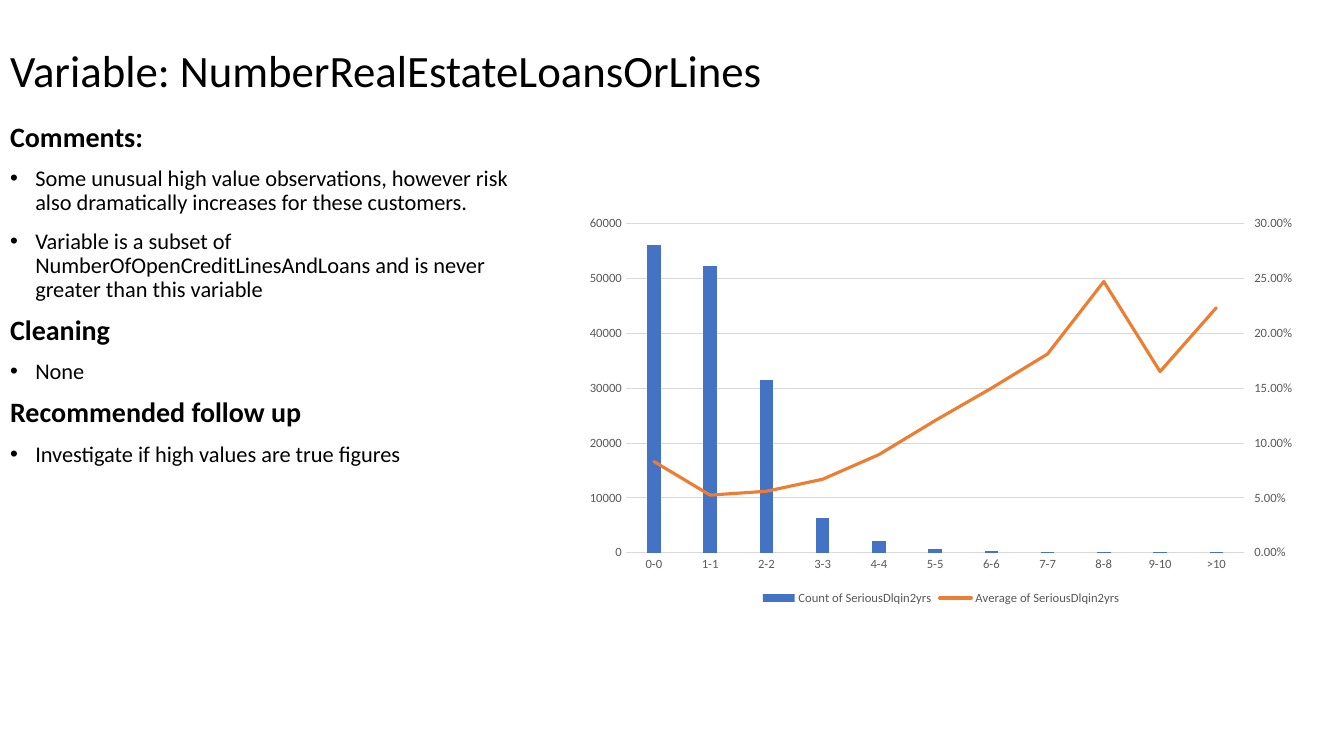
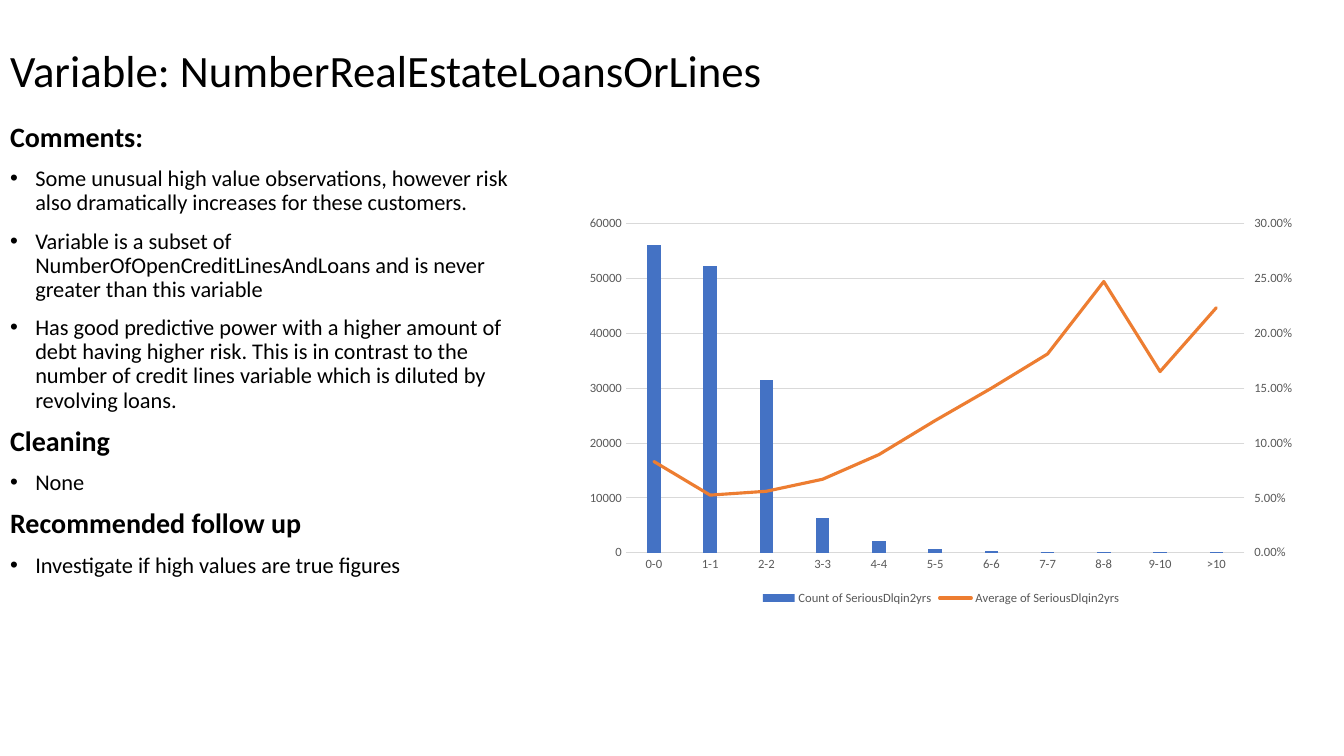
Before and after one commit to matthewjones-perth/givemesomecredit, a slide deck: slide 17 of Paidy Dataset Exercise.pptm. Drawn at 1344x756 pixels with LibreOffice and Linux fonts; fonts in the diff are those of the drawing. Boxes give left, top, right and bottom in pixels: in the first picture for what was removed or moved away, otherwise in the second. Text is boxed around its words. In the diff, an @@ line names an element or a change of style, - is before the commit and + after.

```diff
--- a/Paidy Dataset Exercise.pptm
+++ b/Paidy Dataset Exercise.pptm
@@ text at (x1=35, y1=319, x2=502, y2=412): paragraph added @@
+• Has good predictive power with a higher amount of debt having higher risk. This is in contrast to the number of credit lines variable which is diluted by revolving loans.
```
Also in this commit, not shown: 11 other slides changed.
